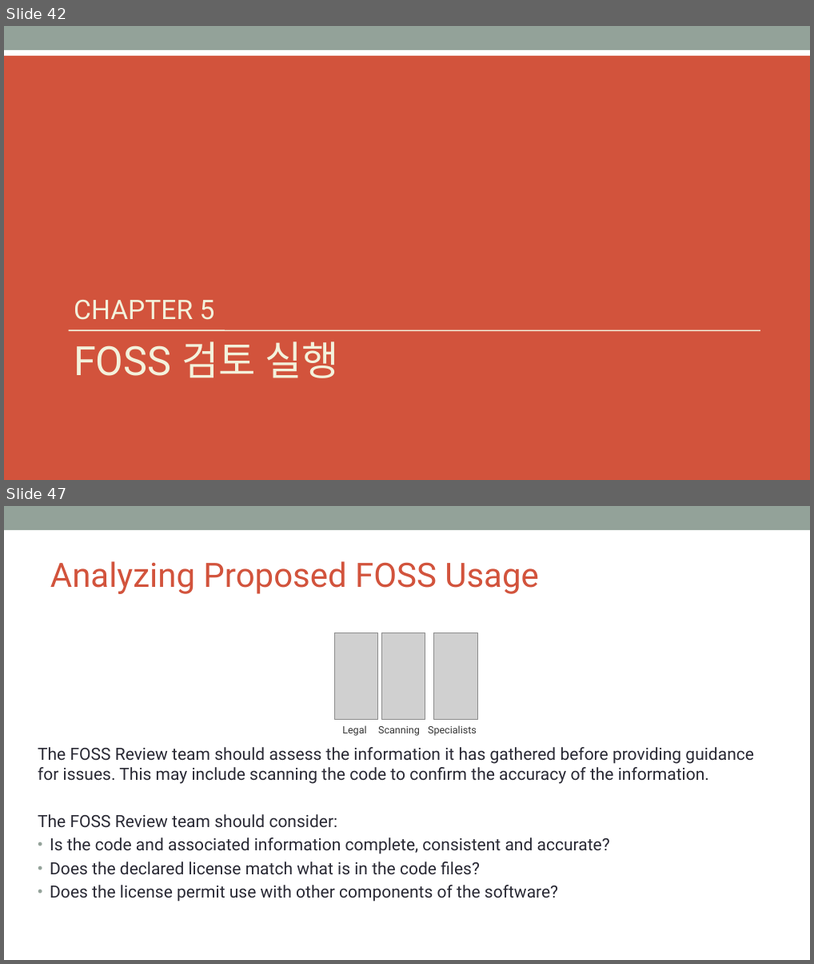
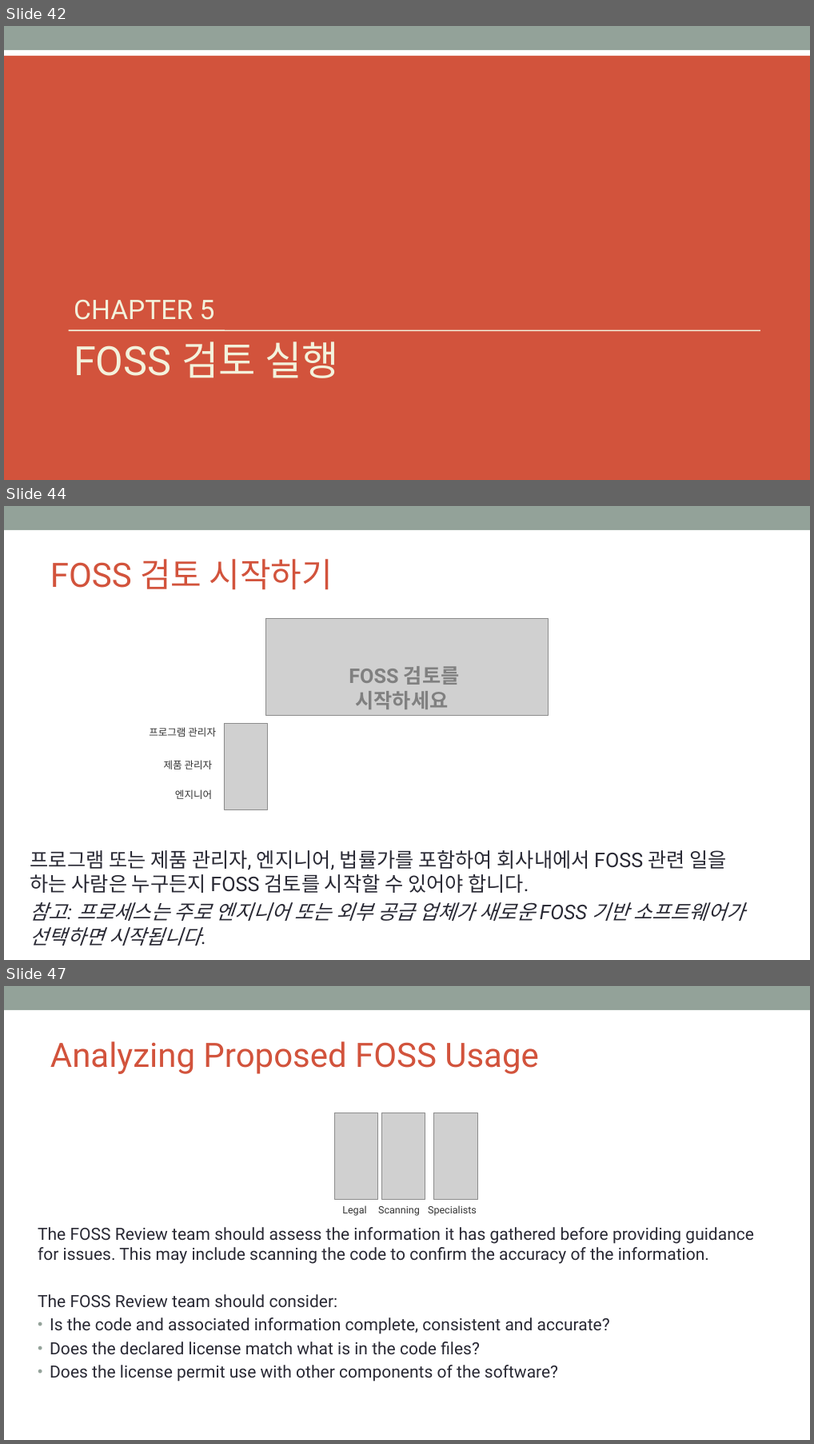
Before and after one commit to OpenChain-KWG/Curriculum-Translation-KR, a slide deck: target/slides/openchain-curriculum-for-1-1.pptx. Shown one above the other, each under a label of ours: slides 42 and 47 before the commit, slides 42, 44 and 47 after it; the slides between them are not shown. The pictures are 814x964 and 814x1444 pixels, drawn with LibreOffice and Linux fonts; fonts in the diff are those of the drawing; grey boxes stand for pictures; background and template pictures are left out. Boxes give left, top, right and bottom in pixels: in the first picture for what was removed or moved away, otherwise in the second. Text is boxed around its words. In the diff, an @@ line names an element or a change of style, - is before the commit and + after.

```diff
--- a/target/slides/openchain-curriculum-for-1-1.pptx
+++ b/target/slides/openchain-curriculum-for-1-1.pptx
@@ slide 44 added at box(4, 506, 810, 960), background #FFFFFF; not listed: 1 template element that a slide beside it also shows @@
@@ title added at box(50, 559, 333, 590), 40 pt, text #D2533C @@
+FOSS 검토 시작하기
@@ picture added at box(266, 619, 549, 716) @@
@@ text added at box(349, 666, 460, 709), 24 pt, text #808080, bold @@
+FOSS 검토를 시작하세요
@@ text added at box(149, 727, 216, 736), 12 pt, text #333333 @@
+프로그램 관리자
@@ picture added at box(224, 723, 268, 809) @@
@@ text added at box(164, 760, 213, 769), 12 pt, text #333333 @@
+제품 관리자
@@ text added at box(175, 789, 212, 799), 12 pt, text #333333 @@
+엔지니어
@@ text added at box(30, 850, 745, 945), 24 pt, text #292934 @@
+프로그램 또는 제품 관리자, 엔지니어, 법률가를 포함하여 회사내에서 FOSS 관련 일을 하는 사람은 누구든지 FOSS 검토를 시작할 수 있어야 합니다.
+참고: 프로세스는 주로 엔지니어 또는 외부 공급 업체가 새로운 FOSS 기반 소프트웨어가 선택하면 시작됩니다.
```
Also in this commit, not shown: 4 slides changed, 2 other slides added, 3 slides removed, 10 other files.
